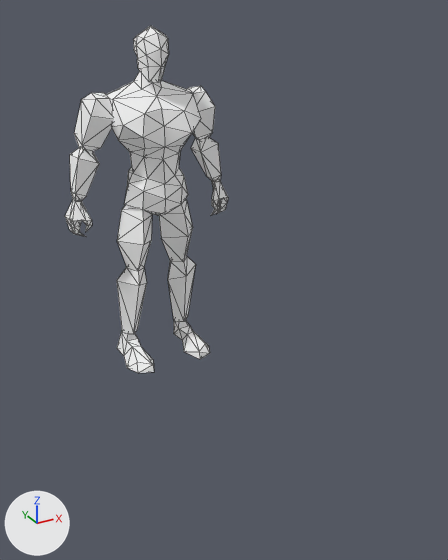
The glTF model Lockout/Assets/Creature/LowpolyMonsterMesh.glb, before and after one commit.
One viewpoint serves both versions: a 50 mm camera at (-1.37, -3.35, 2.07) aimed at (0.0, -0.86, 0.82). Lighting does not change. The marker at lower left points along +X, +Y and +Z. The picture after the commit comes second. Mesh edges are drawn as thin lines. Vertices at exactly the same position are counted once.
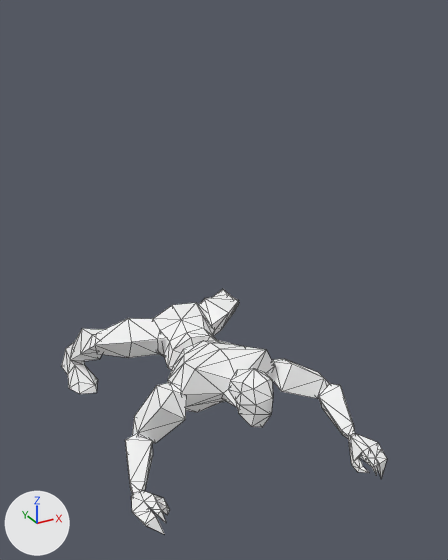
The change, as a list of edits to the scene's bpy script:
```text
Change me_mesh1:
    remove me_mesh1.from_pydata(...)  # 351 vertices, 640 faces; spans x -0.52..0.52, y -0.25..0.19, z 0.0..1.98
    add me_mesh1.from_pydata(...)  # 352 vertices, 640 faces; spans x -0.72..0.52, y -1.64..0.15, z -0.02..0.55
    me_mesh1 part 1: the loose piece of 18 vertices spanning x 0.11..0.29, y -0.25..0.19, z 0.0..0.18 is moved by (0.09, -0.04, -0.01)
    me_mesh1 part 2: the loose piece of 38 vertices spanning x 0.39..0.52, y -0.01..0.11, z 0.83..1.09 is multiplied about its middle by the matrix ((0.209, 0.97, -0.121), (-0.357, 0.191, 0.914), (0.91, -0.148, 0.386)), then moved by (-0.05, -1.59, -0.88)
    me_mesh1 part 3: the loose piece of 31 vertices spanning x -0.09..0.09, y -0.17..0.07, z 1.7..1.98 is multiplied about its middle by the matrix ((0.945, -0.317, 0.075), (0.311, 0.947, 0.084), (-0.098, -0.056, 0.994)), then moved by (-0.06, -1.19, -1.45)
    me_mesh1 part 4: the loose piece of 34 vertices spanning x -0.2..0.2, y -0.16..0.14, z 0.93..1.35 is multiplied about its middle by the matrix ((0.964, -0.217, -0.155), (-0.15, 0.039, -0.988), (0.221, 0.975, 0.005)), then moved by (-0.09, -0.55, -0.75)
    me_mesh1 part 5: the loose piece of 49 vertices spanning x -0.27..0.27, y -0.23..0.16, z 1.25..1.81 is multiplied about its middle by the matrix ((0.999, 0.036, 0.028), (0.033, -0.169, -0.985), (-0.031, 0.985, -0.17)), then moved by (-0.09, -0.92, -1.2)
    me_mesh1 part 6: the loose piece of 17 vertices spanning x 0.02..0.25, y -0.15..0.12, z 0.6..1.07 is multiplied about its middle by the matrix ((-0.193, -0.324, -0.926), (0.364, 0.853, -0.374), (0.911, -0.41, -0.047)), then moved by (-0.02, -0.45, -0.44)
    me_mesh1 part 7: the loose piece of 14 vertices spanning x 0.07..0.27, y -0.07..0.17, z 0.11..0.66 is multiplied about its middle by the matrix ((0.199, -0.977, -0.073), (0.694, 0.193, -0.693), (0.692, 0.087, 0.717)), then moved by (0.12, -0.23, -0.11)
    me_mesh1 part 8: the loose piece of 16 vertices spanning x 0.23..0.41, y -0.08..0.16, z 1.31..1.65 is multiplied about its middle by the matrix ((0.671, 0.562, -0.483), (0.037, 0.626, 0.779), (0.741, -0.541, 0.399)), then moved by (-0.01, -1.14, -1.2)
    me_mesh1 part 9: the loose piece of 16 vertices spanning x 0.32..0.47, y 0.01..0.16, z 1.06..1.35 is multiplied about its middle by the matrix ((0.825, 0.437, 0.359), (-0.527, 0.363, 0.768), (0.205, -0.823, 0.53)), then moved by (0.02, -1.38, -1.03)
    me_mesh1 part 10: the loose piece of 18 vertices spanning x -0.29..-0.11, y -0.25..0.19, z 0.0..0.18 is moved by (-0.38, -0.03, -0.01)
    me_mesh1 part 11: the loose piece of 38 vertices spanning x -0.52..-0.39, y -0.01..0.11, z 0.83..1.09 is multiplied about its middle by the matrix ((0.55, -0.828, -0.107), (0.139, -0.035, 0.99), (-0.823, -0.559, 0.095)), then moved by (-0.18, -1.37, -0.92)
    me_mesh1 part 12: the loose piece of 16 vertices spanning x -0.41..-0.23, y -0.08..0.16, z 1.31..1.65 is multiplied about its middle by the matrix ((0.874, 0.124, 0.469), (-0.244, 0.948, 0.203), (-0.419, -0.292, 0.86)), then moved by (-0.12, -1.05, -1.22)
    me_mesh1 part 13: the loose piece of 16 vertices spanning x -0.47..-0.32, y 0.01..0.16, z 1.06..1.35 is multiplied about its middle by the matrix ((0.982, 0.155, 0.112), (-0.162, 0.367, 0.916), (0.101, -0.917, 0.385)), then moved by (-0.19, -1.19, -1.11)
    me_mesh1 part 14: a new loose piece of 17 vertices spanning x -0.57..-0.1, y -0.63..-0.34, z 0.29..0.5, in mat_material (white #ffffff)
    me_mesh1 part 15: a new loose piece of 14 vertices spanning x -0.63..-0.4, y -0.43..0.04, z 0.06..0.42, in mat_material (white #ffffff)
    me_mesh1 part 16: the loose piece of 30 vertices spanning x -0.27..-0.02, y -0.15..0.17, z 0.11..1.07 is deleted
```

What differs and where, as boxes (x1, y1, x2, y2) in the pictures (448 x 560 px; the box of a moved part takes in the faces that stretch with it):
'Mesh', reshaped (99% wider, 29% shorter): before (65, 26, 228, 373); after (61, 289, 387, 534)
part 1 of me_mesh1, moved or reshaped (not visible afterwards): before (174, 320, 210, 359)
part 2 of me_mesh1, moved or reshaped: before (211, 181, 228, 215); after (348, 434, 387, 479)
part 3 of me_mesh1, moved or reshaped: before (133, 26, 169, 83); after (228, 368, 273, 427)
part 4 of me_mesh1, moved or reshaped: before (124, 152, 188, 216); after (153, 303, 216, 370)
part 5 of me_mesh1, moved or reshaped: before (106, 71, 201, 160); after (168, 340, 275, 412)
part 6 of me_mesh1, moved or reshaped: before (159, 199, 193, 262); after (199, 295, 238, 336)
part 7 of me_mesh1, moved or reshaped: before (168, 256, 196, 322); after (214, 289, 239, 308)
part 8 of me_mesh1, moved or reshaped: before (187, 86, 215, 141); after (269, 359, 330, 399)
part 9 of me_mesh1, moved or reshaped: before (191, 137, 221, 182); after (318, 384, 355, 438)
part 10 of me_mesh1, moved or reshaped: before (117, 331, 154, 373); after (61, 342, 98, 394)
part 11 of me_mesh1, moved or reshaped: before (65, 199, 92, 237); after (131, 490, 170, 534)
part 12 of me_mesh1, moved or reshaped: before (74, 93, 113, 152); after (132, 383, 187, 443)
part 13 of me_mesh1, moved or reshaped: before (70, 148, 99, 201); after (125, 435, 153, 495)
part 14 of me_mesh1, added: after (95, 318, 166, 358)
part 15 of me_mesh1, added: after (70, 328, 104, 361)
part 16 of me_mesh1, deleted: before (117, 205, 152, 334)
